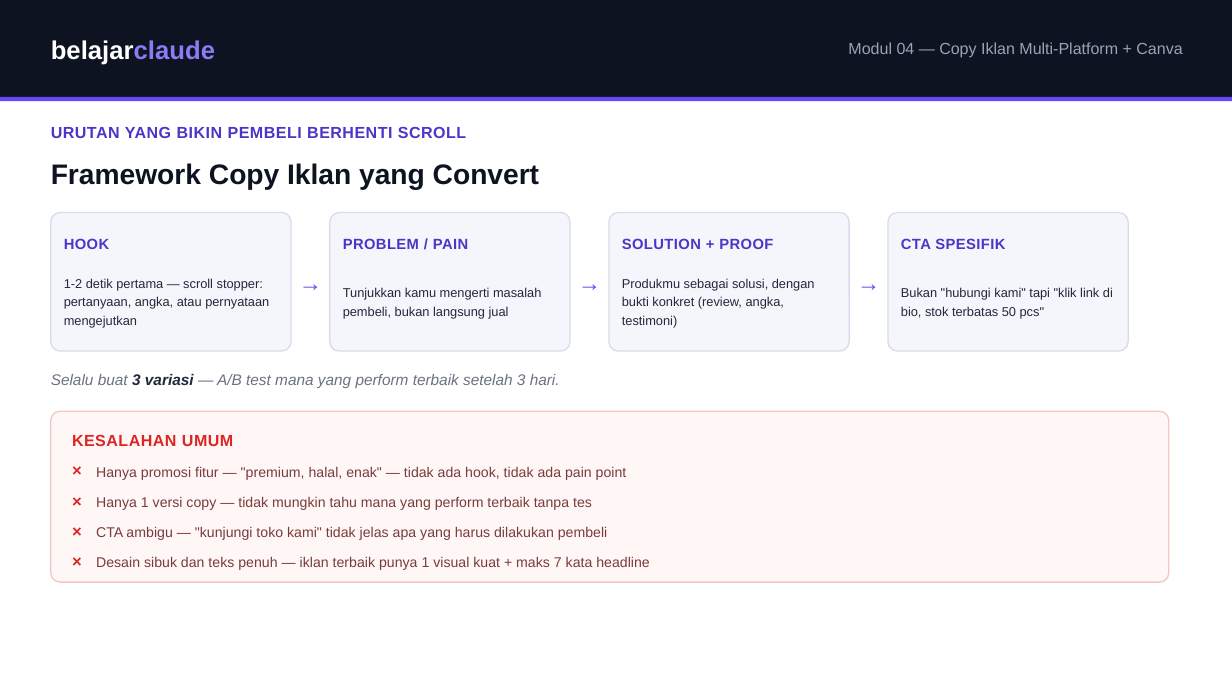
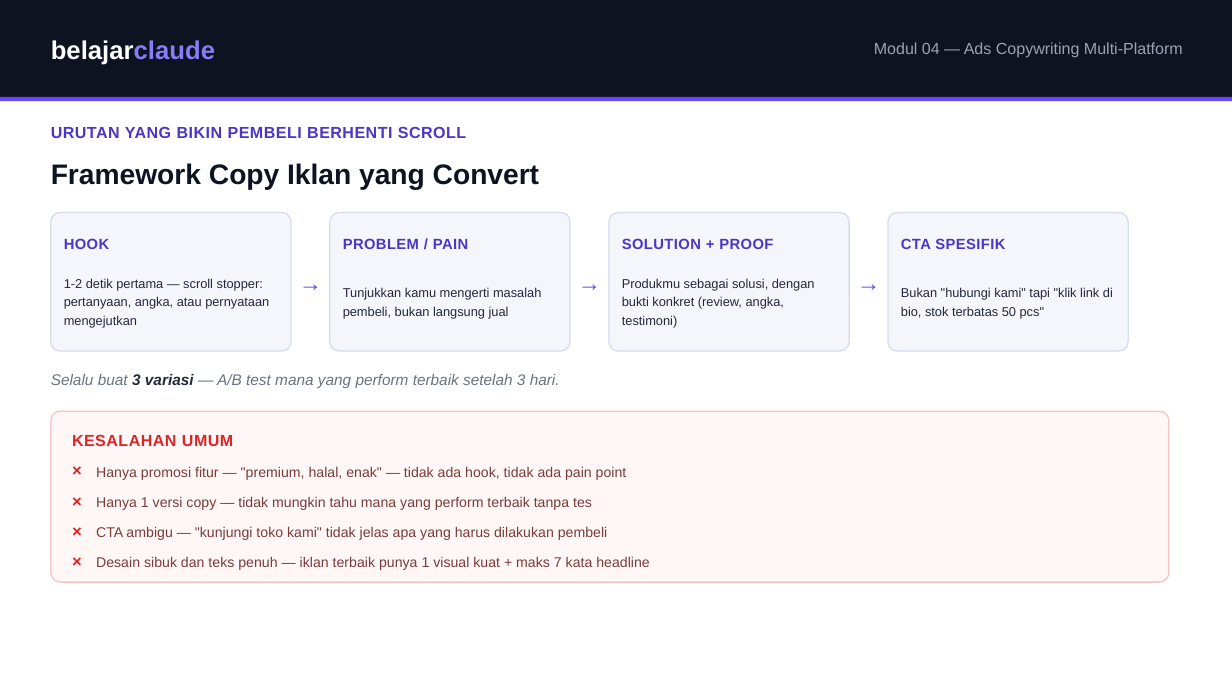
Before and after one commit to juliautomo/belajar-claude, a slide deck: slide 3 of Content-Marketing/M04-Iklan-Canva/K3-M04-Copy-Iklan-Canva.pptx. Drawn at 1232x693 pixels with LibreOffice and Linux fonts; fonts in the diff are those of the drawing. Boxes give left, top, right and bottom in pixels: in the first picture for what was removed or moved away, otherwise in the second. Text is boxed around its words. In the diff, an @@ line names an element or a change of style, - is before the commit and + after.

```diff
--- a/Content-Marketing/M04-Iklan-Canva/K3-M04-Copy-Iklan-Canva.pptx
+++ b/Content-Marketing/M04-Iklan-Canva/K3-M04-Copy-Iklan-Canva.pptx
@@ text at box(874, 42, 1183, 58): text changed @@
-Modul 04 — Copy Iklan Multi-Platform + Canva
+Modul 04 — Ads Copywriting Multi-Platform
```
Also in this commit, not shown: 6 other slides changed, 2 other files.
